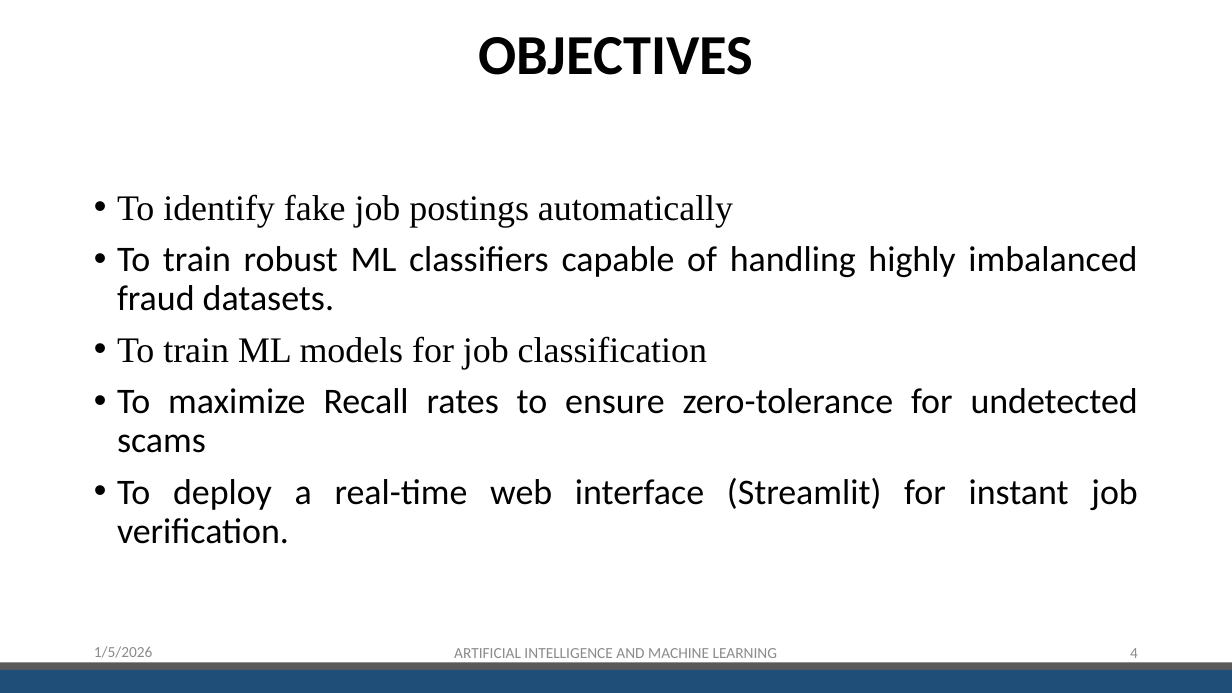
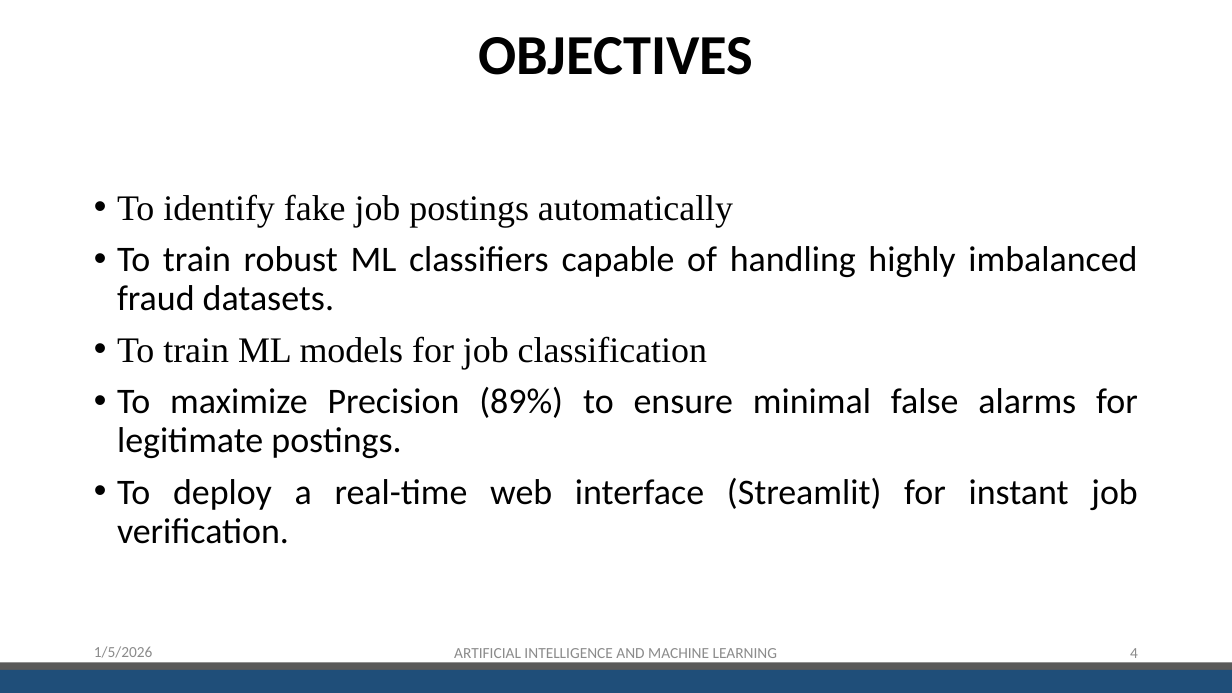
Before and after one commit to RajeevRayagada/fake-job-detection, a slide deck: slide 4 of SecondReview.pptx. Drawn at 1232x693 pixels with LibreOffice and Linux fonts; fonts in the diff are those of the drawing; background and template pictures are left out. Boxes give left, top, right and bottom in pixels: in the first picture for what was removed or moved away, otherwise in the second. Text is boxed around its words. In the diff, an @@ line names an element or a change of style, - is before the commit and + after.

```diff
--- a/SecondReview.pptx
+++ b/SecondReview.pptx
@@ text at bbox=[117, 387, 1138, 458]: text changed @@
-• To maximize Recall rates to ensure zero-tolerance for undetected scams
+• To maximize Precision (89%) to ensure minimal false alarms for legitimate postings.
```
Also in this commit, not shown: 5 other slides changed, 3 other files.
